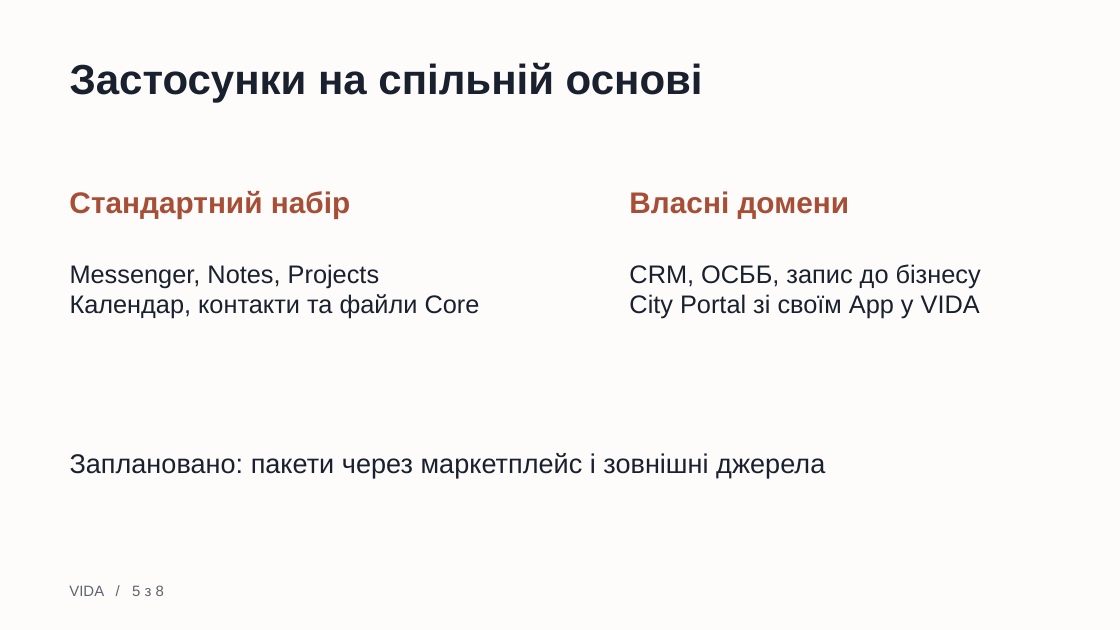
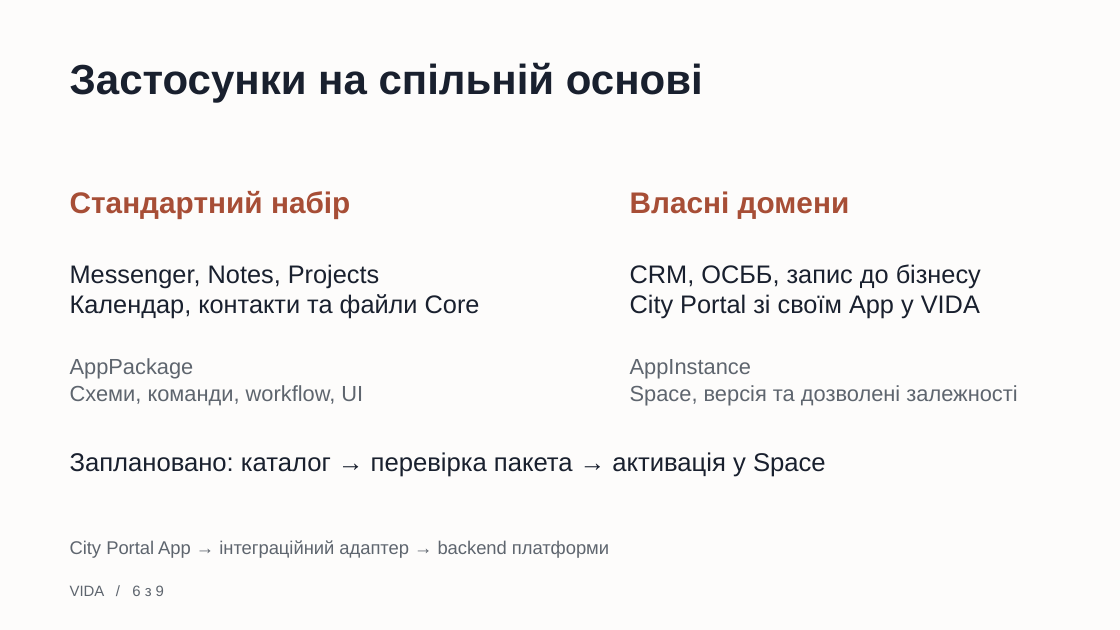
Before and after one commit to pomazanbohdan/vida, a slide deck: slide 6 of presentation-output/VIDA-developers-5min.pptx (slide 5 before the commit). Drawn at 1120x630 pixels with LibreOffice and Linux fonts; fonts in the diff are those of the drawing. Boxes give left, top, right and bottom in pixels: in the first picture for what was removed or moved away, otherwise in the second. Text is boxed around its words. In the diff, an @@ line names an element or a change of style, - is before the commit and + after.

Commit message:
docs: update VIDA presentation with mockups and QR links

```diff
--- a/presentation-output/VIDA-developers-5min.pptx
+++ b/presentation-output/VIDA-developers-5min.pptx
@@ text added at [70,358,363,405], 18.8 pt, text #5E656E @@
+AppPackage
+Схеми, команди, workflow, UI
@@ text added at [630,359,1017,405], 18.8 pt, text #5E656E @@
+AppInstance
+Space, версія та дозволені залежності
@@ text at [70,452,826,477]: text changed; size 23.2 to 22 pt @@
-Заплановано: пакети через маркетплейс і зовнішні джерела
+Заплановано: каталог → перевірка пакета → активація у Space
@@ text added at [70,540,609,558], 15.8 pt, text #5E656E @@
+City Portal App → інтеграційний адаптер → backend платформи
@@ text at [70,585,164,596]: text changed @@
-VIDA / 5 з 8
+VIDA / 6 з 9
```
Also in this commit, not shown: 7 other slides changed, 1 slide added.
